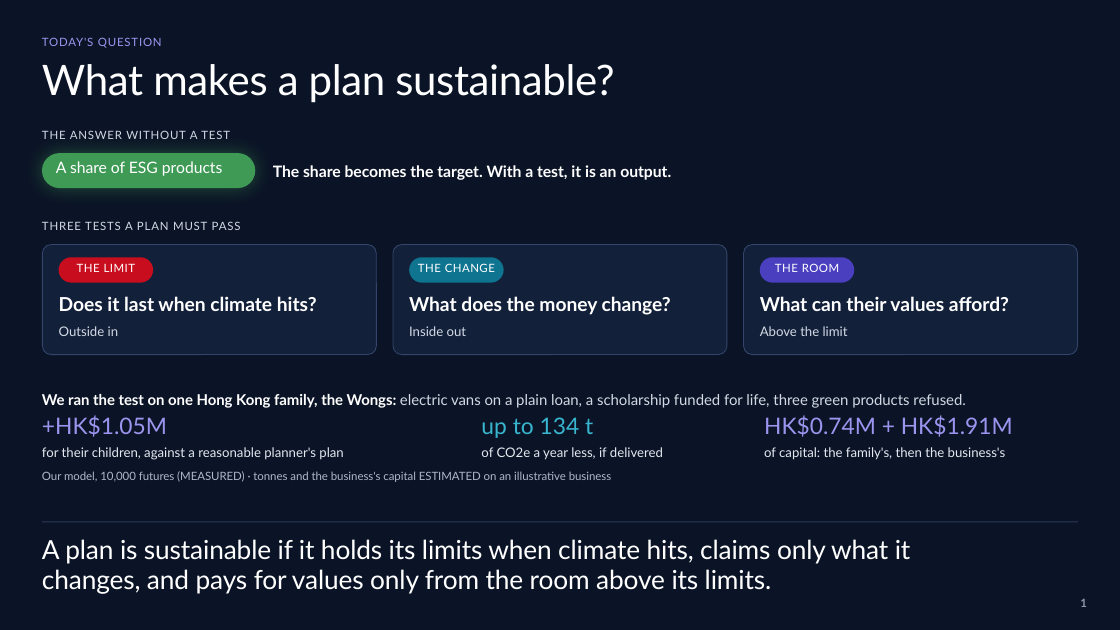
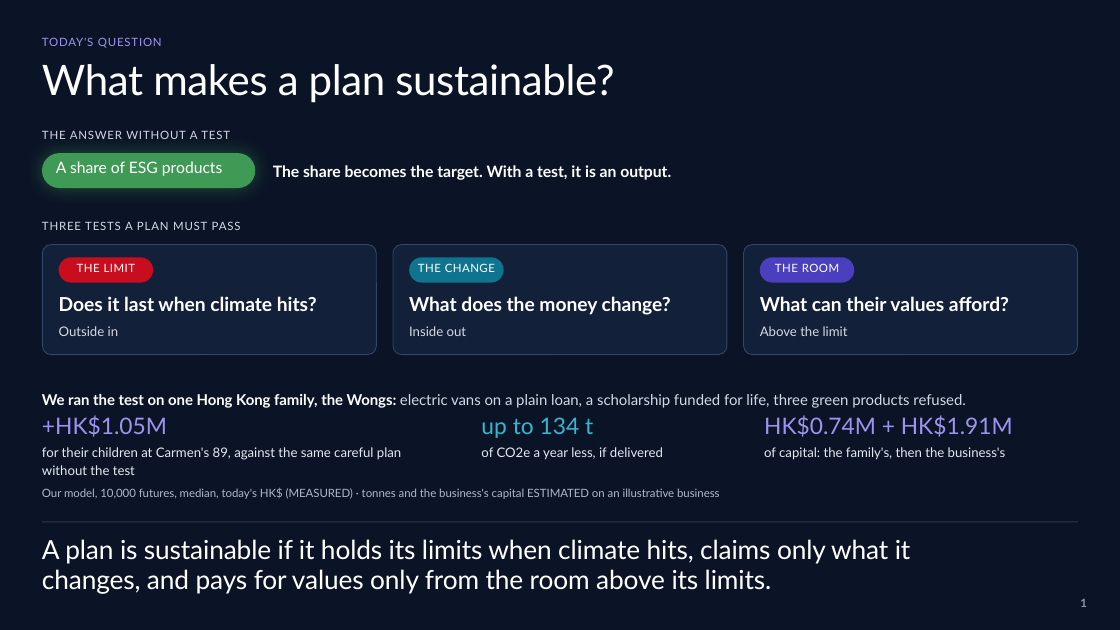
Before and after one commit to Peeradonn/finplan, a slide deck: slide 1 of Final/deck/Axis.pptx. Drawn at 1120x630 pixels with LibreOffice and Linux fonts; fonts in the diff are those of the drawing; background and template pictures are left out. Boxes give left, top, right and bottom in pixels: in the first picture for what was removed or moved away, otherwise in the second. Text is boxed around its words. In the diff, an @@ line names an element or a change of style, - is before the commit and + after.

```diff
--- a/Final/deck/Axis.pptx
+++ b/Final/deck/Axis.pptx
@@ text at bbox=[42, 447, 401, 475]: text changed @@
-for their children, against a reasonable planner's plan
+for their children at Carmen's 89, against the same careful plan
+without the test
@@ text at bbox=[42, 488, 720, 499]: text changed @@
-Our model, 10,000 futures (MEASURED) · tonnes and the business's capital ESTIMATED on an illustrative business
+Our model, 10,000 futures, median, today's HK$ (MEASURED) · tonnes and the business's capital ESTIMATED on an illustrative business
```
Also in this commit, not shown: 12 other slides changed, 3 slides added, 10 other files.
